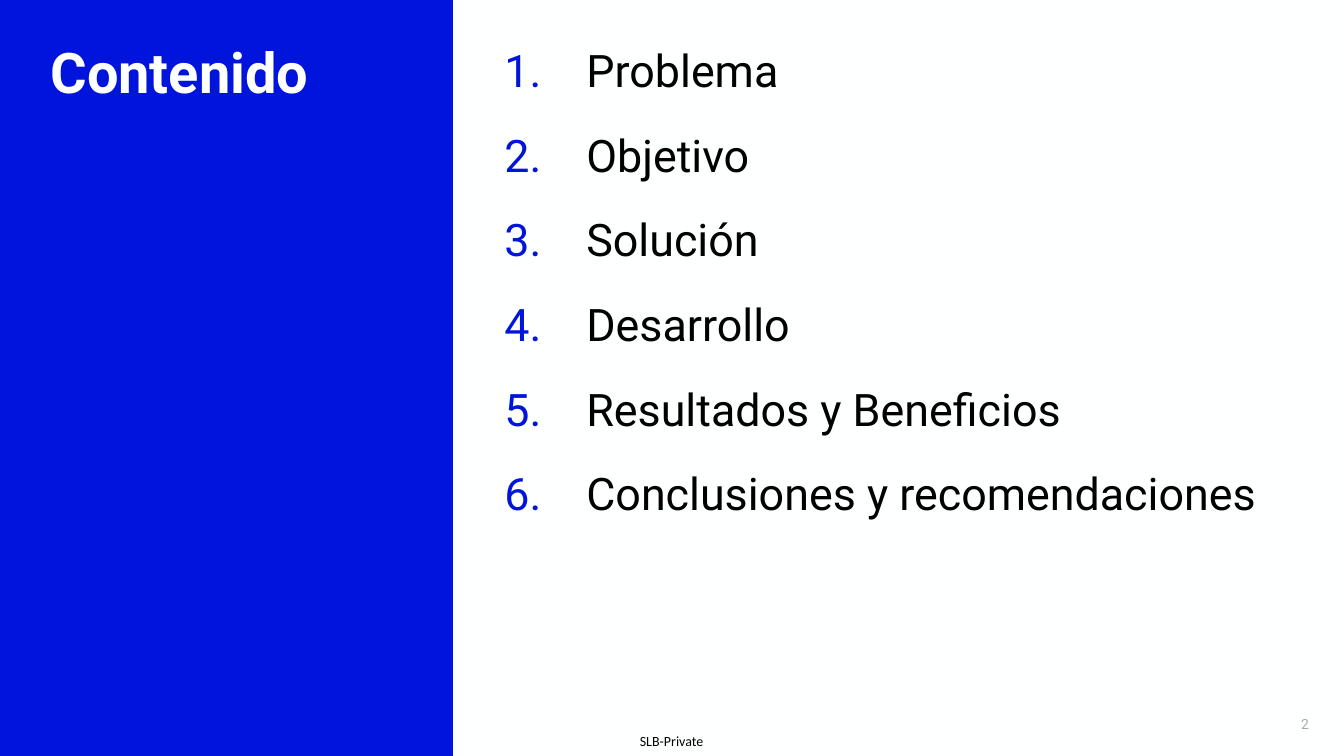
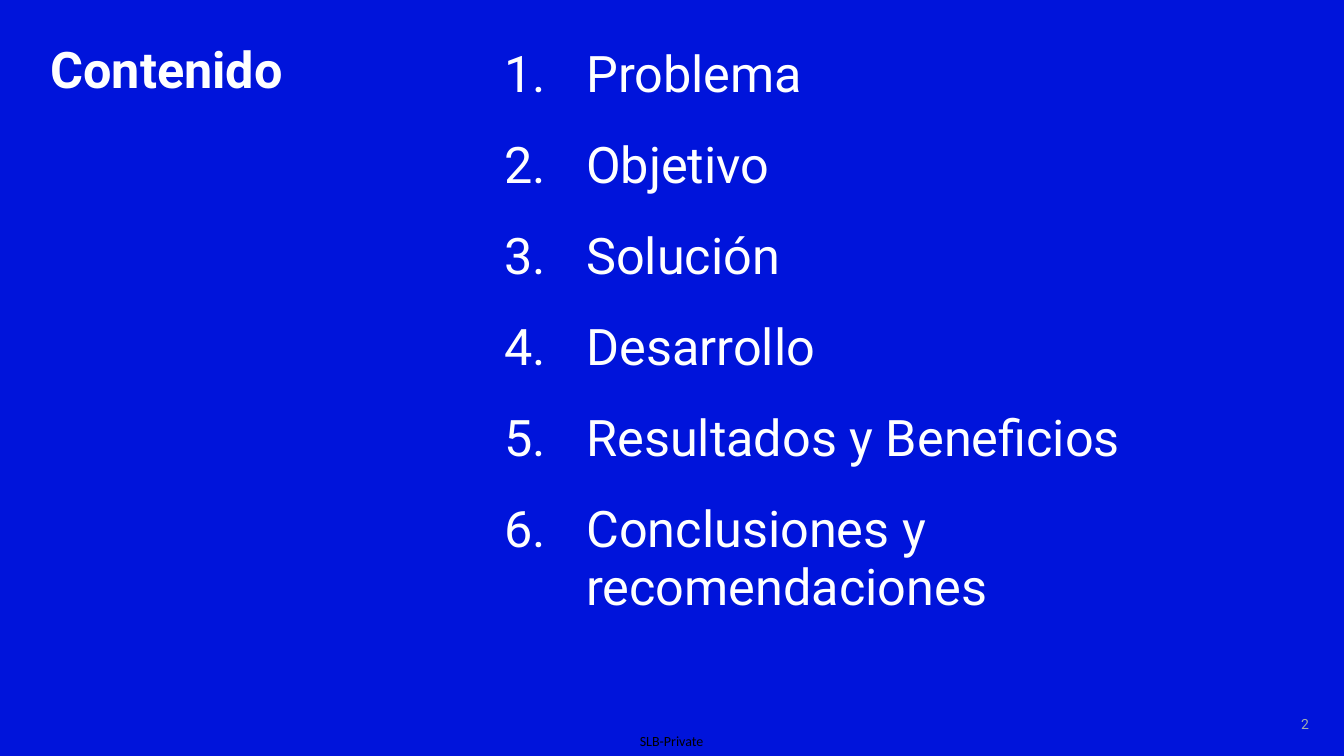
Before and after one commit to Negatix092/SLB, a slide deck: slide 2 of Presentación.pptx. Drawn at 1344x756 pixels with LibreOffice and Linux fonts; fonts in the diff are those of the drawing; background and template pictures are left out. Boxes give left, top, right and bottom in pixels: in the first picture for what was removed or moved away, otherwise in the second. Text is boxed around its words. In the diff, an @@ line names an element or a change of style, - is before the commit and + after.

```diff
--- a/Presentación.pptx
+++ b/Presentación.pptx
@@ background #FEFFFF to #0014DB @@
@@ rectangle removed at [0,0,453,756] @@
@@ title "Contenido" at [50,50,282,89]: size 40 to 36 pt @@
@@ text "Problema" at [586,54,1120,606]: size 32 to 36 pt, text colour #000000 to #FEFFFF; bullet colour #0014DB to #FEFFFF @@
@@ page number at [1301,719,1309,729]: more space between paragraphs @@
```
Also in this commit, not shown: 6 other slides changed, 1 slide removed, 3 other files.
